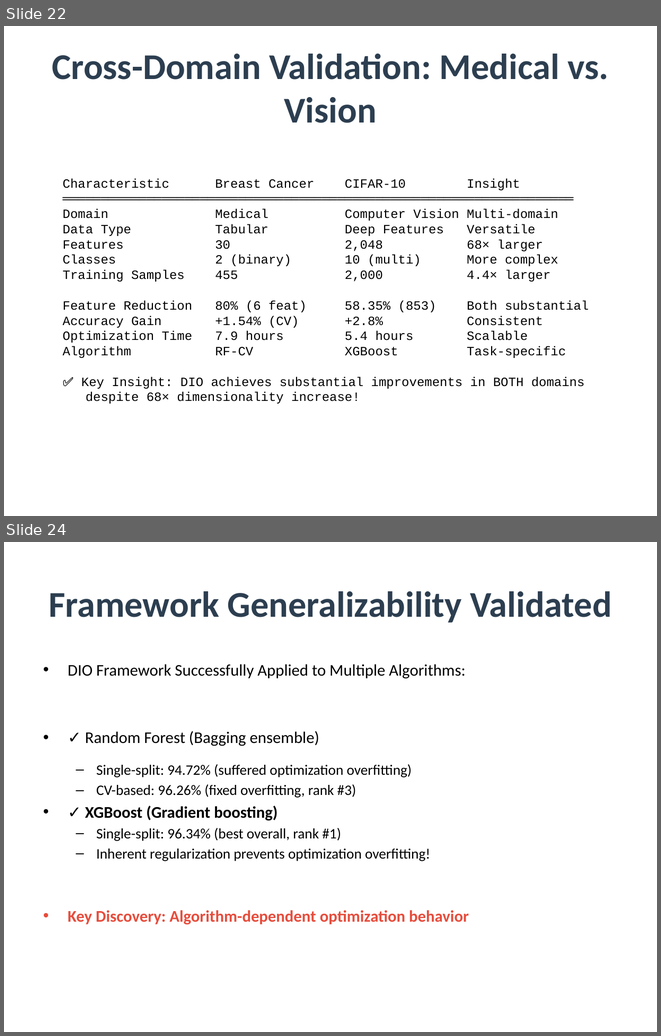
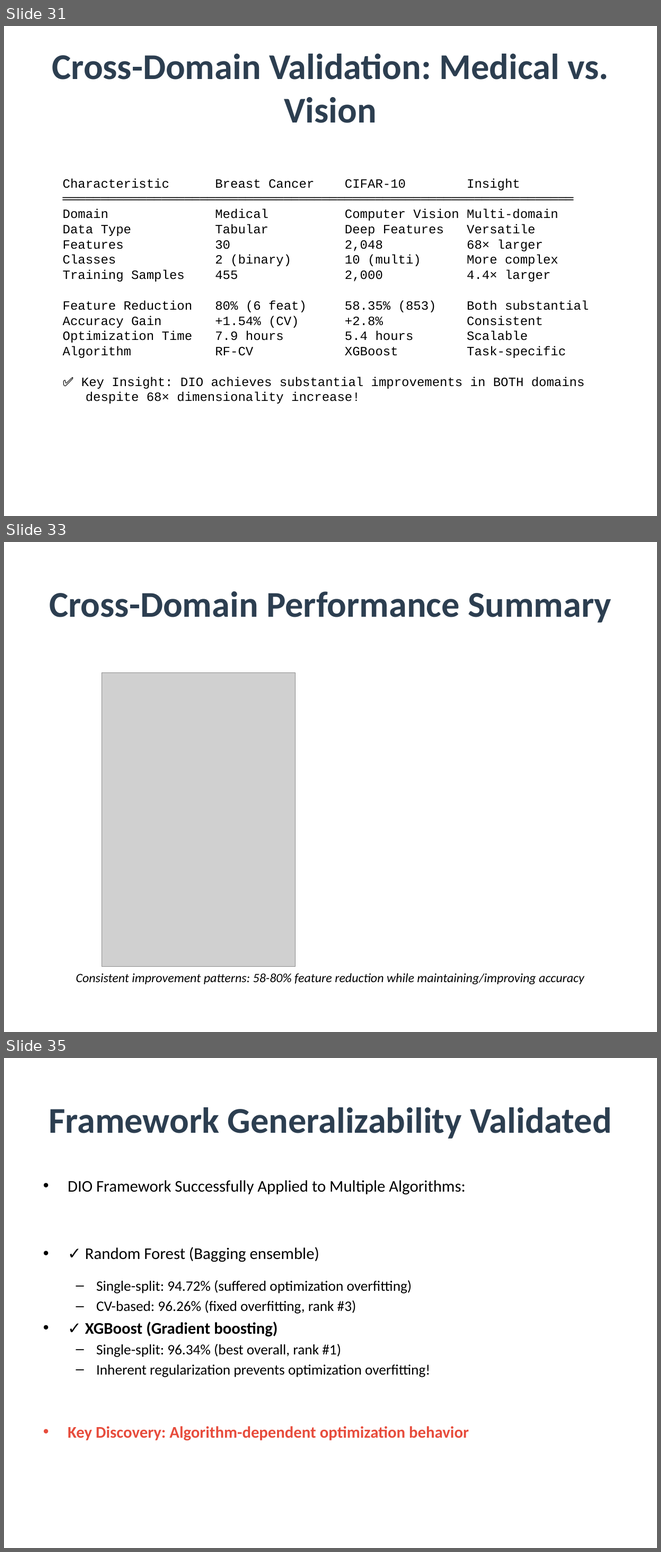
Before and after one commit to amine-dubs/dio-optimization, a slide deck: Presentation/DIO_Research_Presentation.pptx. Shown one above the other, each under a label of ours: slides 22 and 24 before the commit, slides 31, 33 and 35 after it; the slides between them are not shown. The pictures are 661x1036 and 661x1552 pixels, drawn with LibreOffice and Linux fonts; fonts in the diff are those of the drawing; grey boxes stand for pictures. Boxes give left, top, right and bottom in pixels: in the first picture for what was removed or moved away, otherwise in the second. Text is boxed around its words. In the diff, an @@ line names an element or a change of style, - is before the commit and + after.

```diff
--- a/Presentation/DIO_Research_Presentation.pptx
+++ b/Presentation/DIO_Research_Presentation.pptx
@@ slide 33 added at (4,542,657,1032), background #FFFFFF @@
@@ title added at (49,591,611,623), 40 pt, text #2C3E50, bold @@
+Cross-Domain Performance Summary
@@ picture added at (102,672,295,967) @@
@@ text added at (76,973,584,984), 14 pt, text #000000, italic @@
+Consistent improvement patterns: 58-80% feature reduction while maintaining/improving accuracy
@@ what was slide 22 is now slide 31 @@
@@ what was slide 24 is now slide 35 @@
```
Also in this commit, not shown: 6 slides changed, 11 other slides added, 26 other files.
